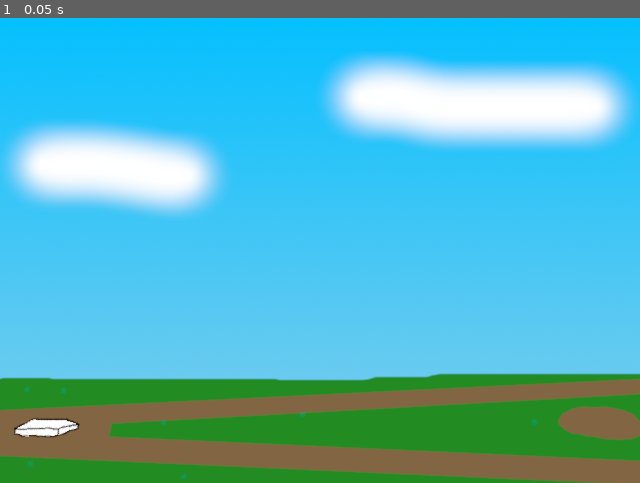
Above: before the commit, frame 1.
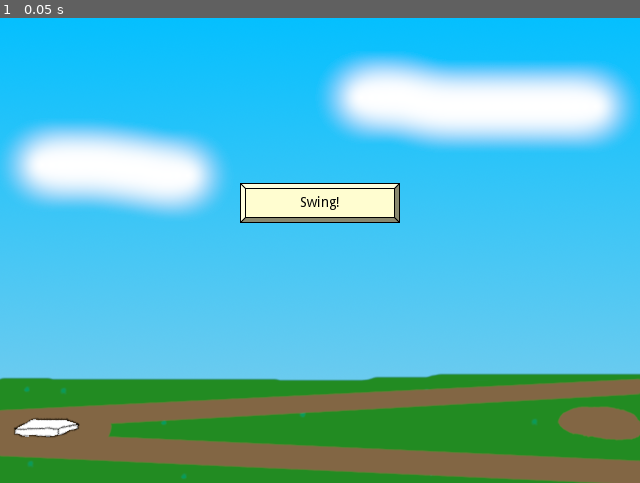
Above: after the commit, the same moment.

Repository: swashdev/minigame-madness
Game: Godot game, scene res://mini/baseball/scenes/baseball_minigame.tscn
Same seed, same stepped clock (60 frames per second), same inputs: the game is played once before the commit and once after it. This scene is started directly instead of the project's main scene.
Inputs:
- Up to frame 1 (0.05 s): no input

The runs differ from the first frame. In frame 1, 2.2% of the frame differs, in the area x 37-63%, y 35-45%.

Commit message:
add a spacebar prompt to the baseball minigame.

Diff:
--- a/mini/baseball/scenes/baseball_minigame.tscn
+++ b/mini/baseball/scenes/baseball_minigame.tscn
@@ -1,7 +1,8 @@
-[gd_scene load_steps=3 format=2]
+[gd_scene load_steps=4 format=2]
 
 [ext_resource path="res://shared/scenes/minigame.tscn" type="PackedScene" id=1]
 [ext_resource path="res://mini/baseball/images/background/bg.png" type="Texture" id=2]
+[ext_resource path="res://shared/scenes/ui/keys/spacebar.tscn" type="PackedScene" id=3]
 
 [node name="BaseballMinigame" instance=ExtResource( 1 )]
 _instruction = "Hit a Home Run!"
@@ -13,3 +14,21 @@
 __meta__ = {
 "_edit_use_anchors_": false
 }
+
+[node name="Spacebar" parent="." index="1" instance=ExtResource( 3 )]
+position = Vector2( 320, 200 )
+
+[node name="Label" type="Label" parent="Spacebar" index="0"]
+anchor_right = 1.0
+anchor_bottom = 1.0
+margin_left = -74.0
+margin_top = -14.0
+margin_right = -86.0
+margin_bottom = -26.0
+custom_colors/font_color = Color( 0, 0, 0, 1 )
+text = "Swing!"
+align = 1
+valign = 1
+__meta__ = {
+"_edit_use_anchors_": false
+}
